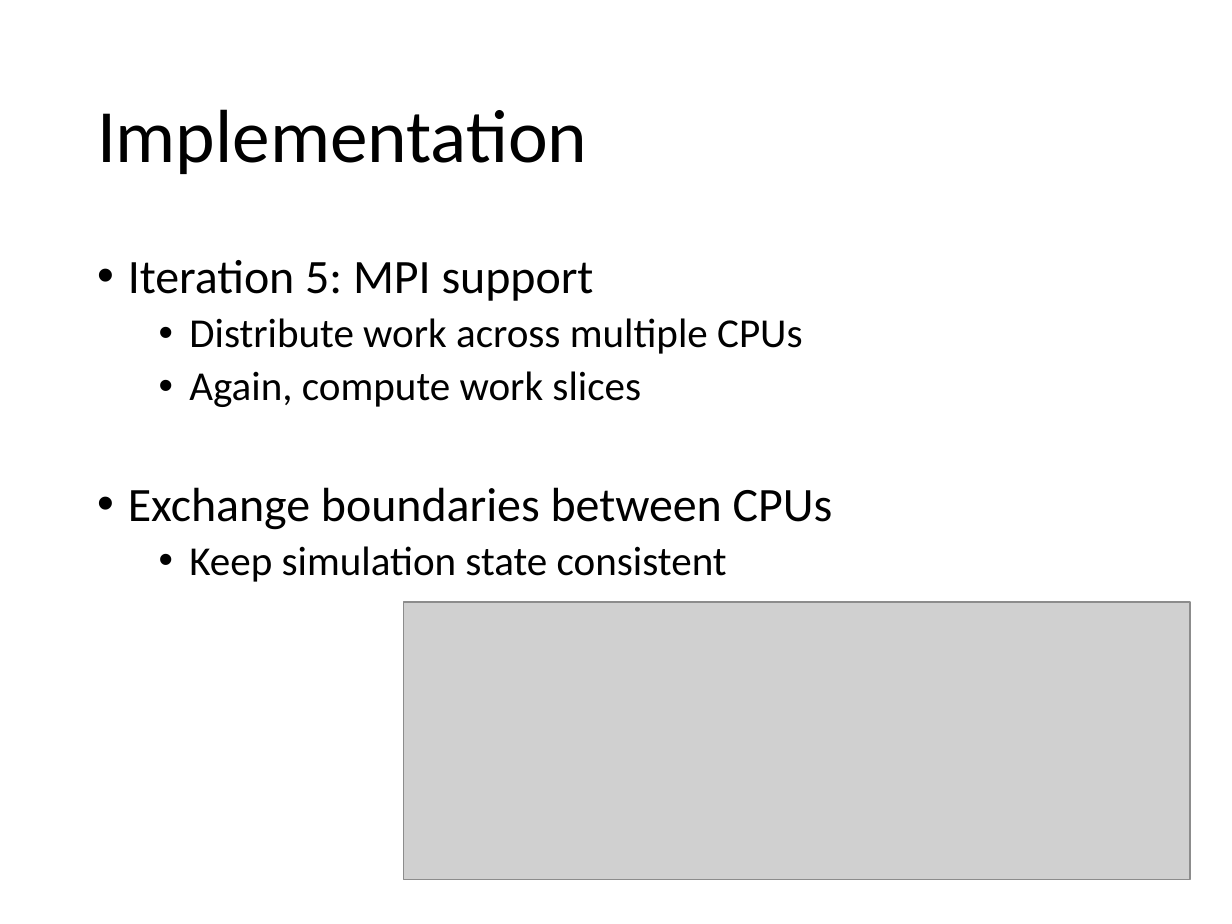
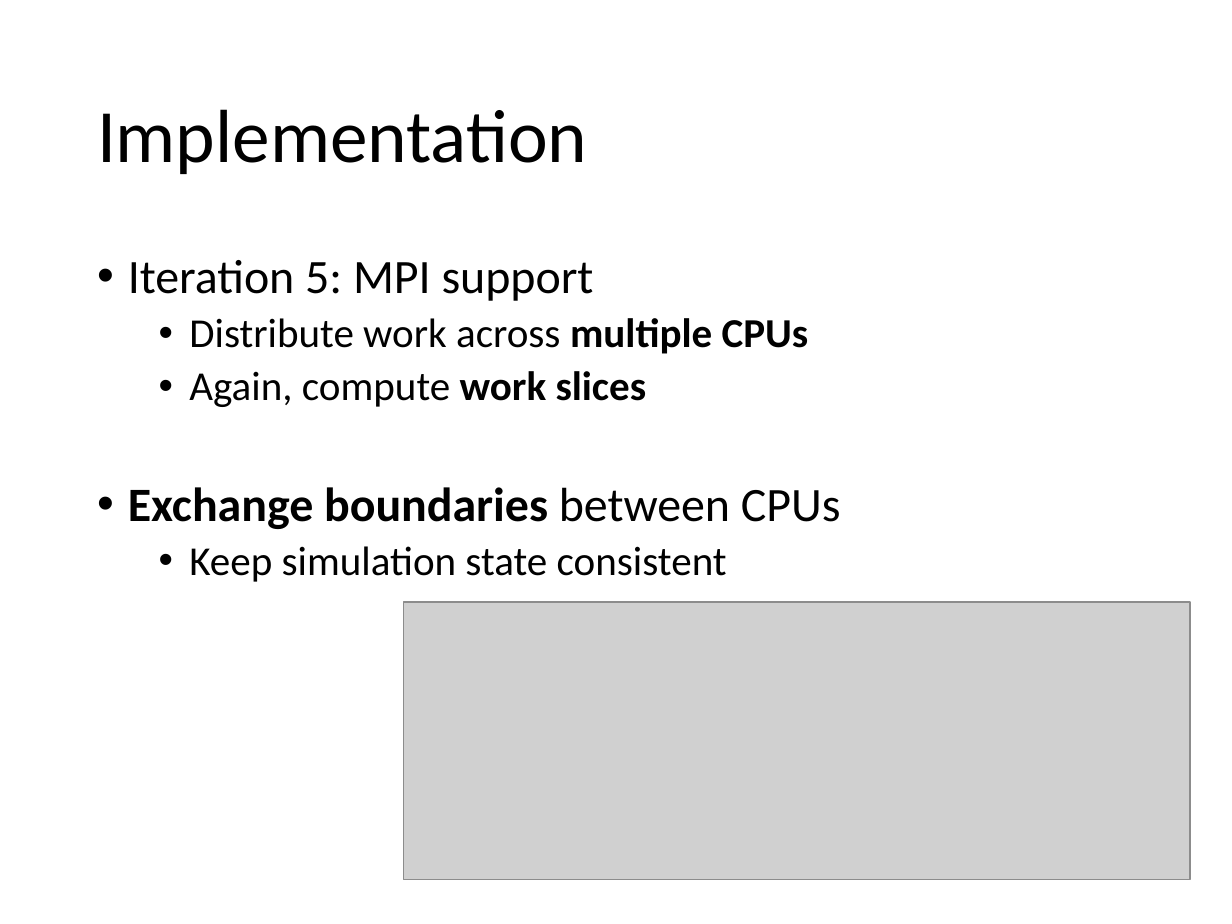
Before and after one commit to StarGate01/HPCGOL, a slide deck: slide 19 of presentation.pptx. Drawn at 1232x924 pixels with LibreOffice and Linux fonts; fonts in the diff are those of the drawing; grey boxes stand for pictures. Boxes give left, top, right and bottom in pixels: in the first picture for what was removed or moved away, otherwise in the second. Text is boxed around its words. In the diff, an @@ line names an element or a change of style, - is before the commit and + after.

```diff
--- a/presentation.pptx
+++ b/presentation.pptx
@@ text at (128,318,841,529): bold on in "multiple CPUs", "work slices", "Exchange boundaries" @@
```
Also in this commit, not shown: 9 other slides changed.
